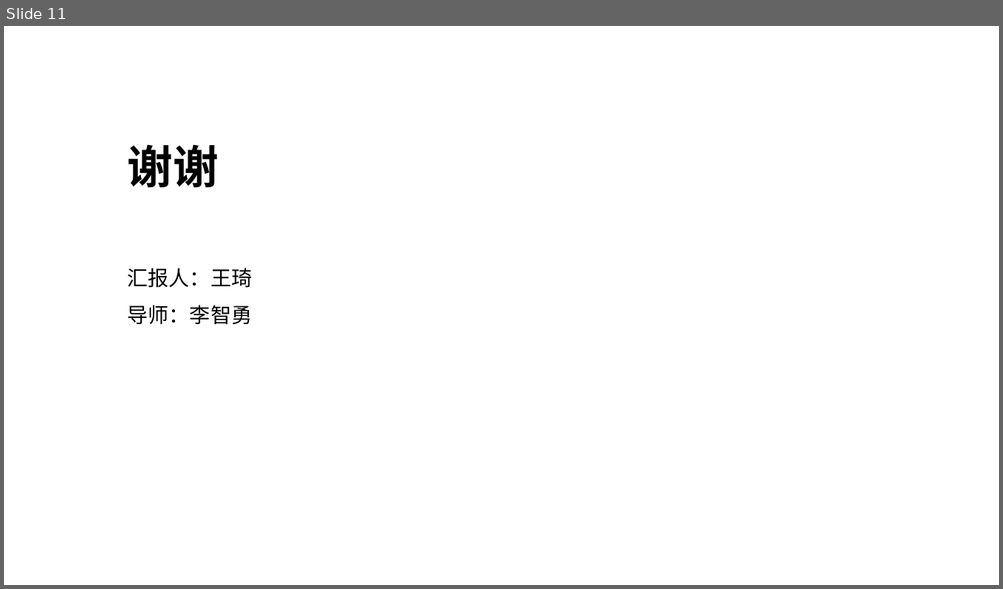
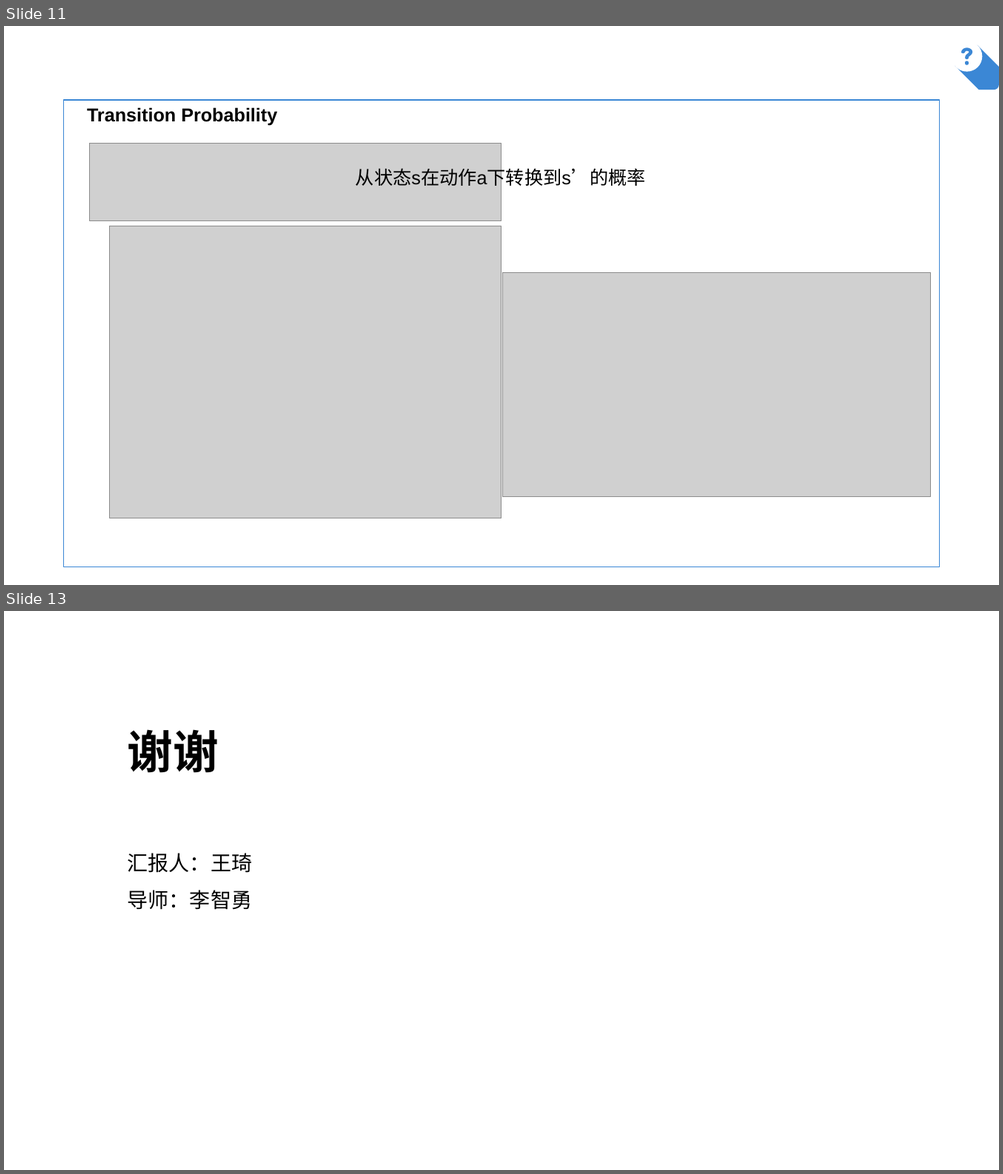
Before and after one commit to AlfredChiang/Mobile-Edge-Computing, a slide deck: Resource-Allocation-in-Vehicular-Cloud-Computing-Systems-With-Heterogeneous-Vehicles-and-Roadside-Units/2019-01-08.pptx. Shown one above the other, each under a label of ours: slide 11 before the commit, slides 11 and 13 after it; the slides between them are not shown. The pictures are 1003x589 and 1003x1174 pixels, drawn with LibreOffice and Linux fonts; fonts in the diff are those of the drawing; grey boxes stand for pictures; background and template pictures are left out. Boxes give left, top, right and bottom in pixels: in the first picture for what was removed or moved away, otherwise in the second. Text is boxed around its words. In the diff, an @@ line names an element or a change of style, - is before the commit and + after.

```diff
--- a/Resource-Allocation-in-Vehicular-Cloud-Computing-Systems-With-Heterogeneous-Vehicles-and-Roadside-Units/2019-01-08.pptx
+++ b/Resource-Allocation-in-Vehicular-Cloud-Computing-Systems-With-Heterogeneous-Vehicles-and-Roadside-Units/2019-01-08.pptx
@@ slide 11 added at (4,26,999,585), background picture (left out) @@
@@ line added from (930, 87) to (930, 35), #FFFFFF 2.25 pt @@
@@ freeform shape added at (951,41,982,72), fill #FFFFFF @@
@@ freeform shape added at (956,45,999,90), fill #3B87D5 @@
@@ parallelogram added at (64,100,939,568), outline #3B87D5 1 pt @@
@@ text added at (87,107,277,126), 18 pt, text #000000, bold @@
+Transition Probability
@@ picture added at (90,143,502,221) @@
@@ text added at (356,165,646,189), 18 pt, text #000000 @@
+从状态s在动作a下转换到s’的概率
@@ picture added at (110,227,502,519) @@
@@ picture added at (503,273,930,497) @@
@@ what was slide 11 is now slide 13 @@
```
Also in this commit, not shown: 4 slides changed, 4 other slides added, 3 slides removed, 4 other files.
